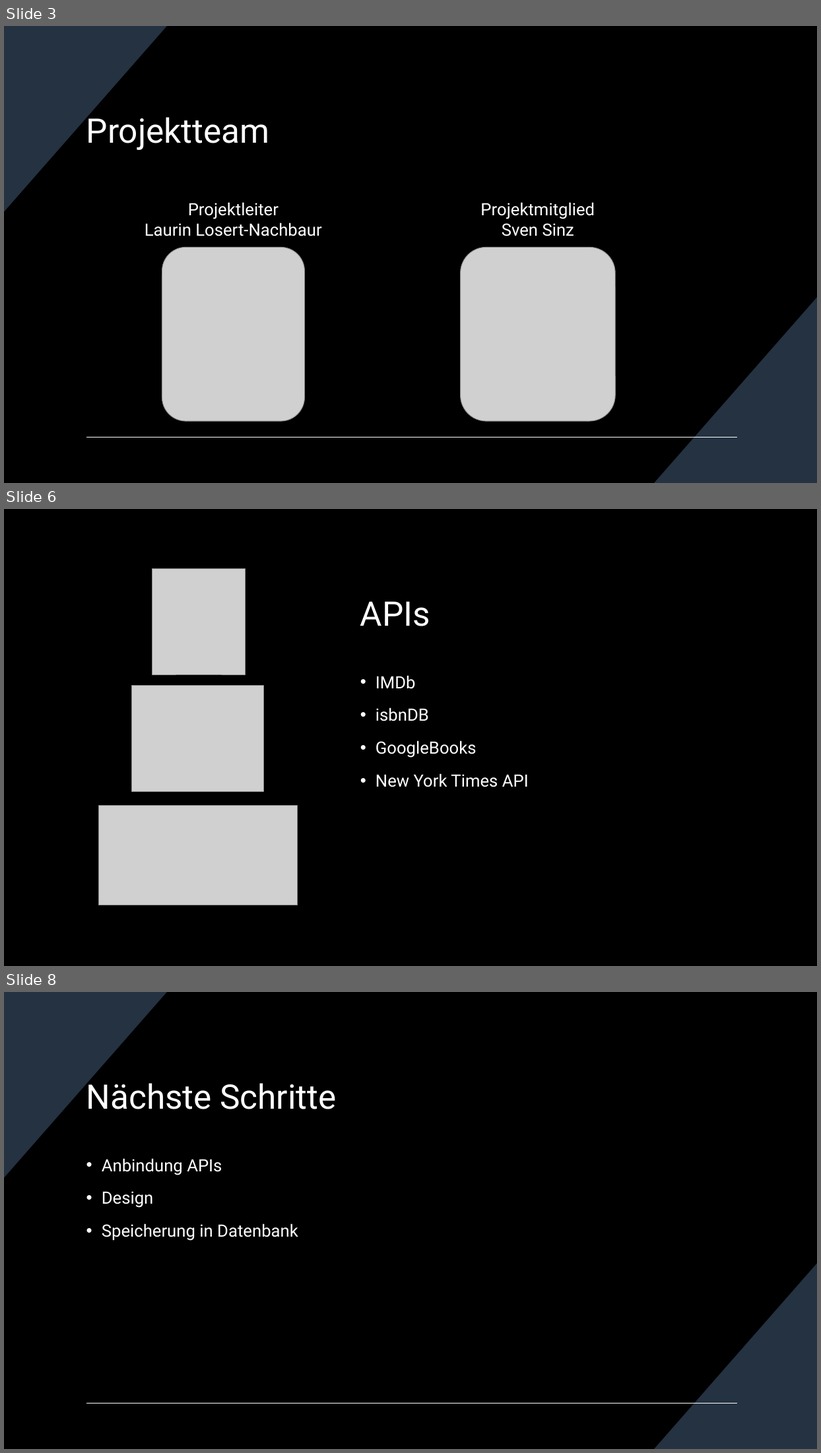
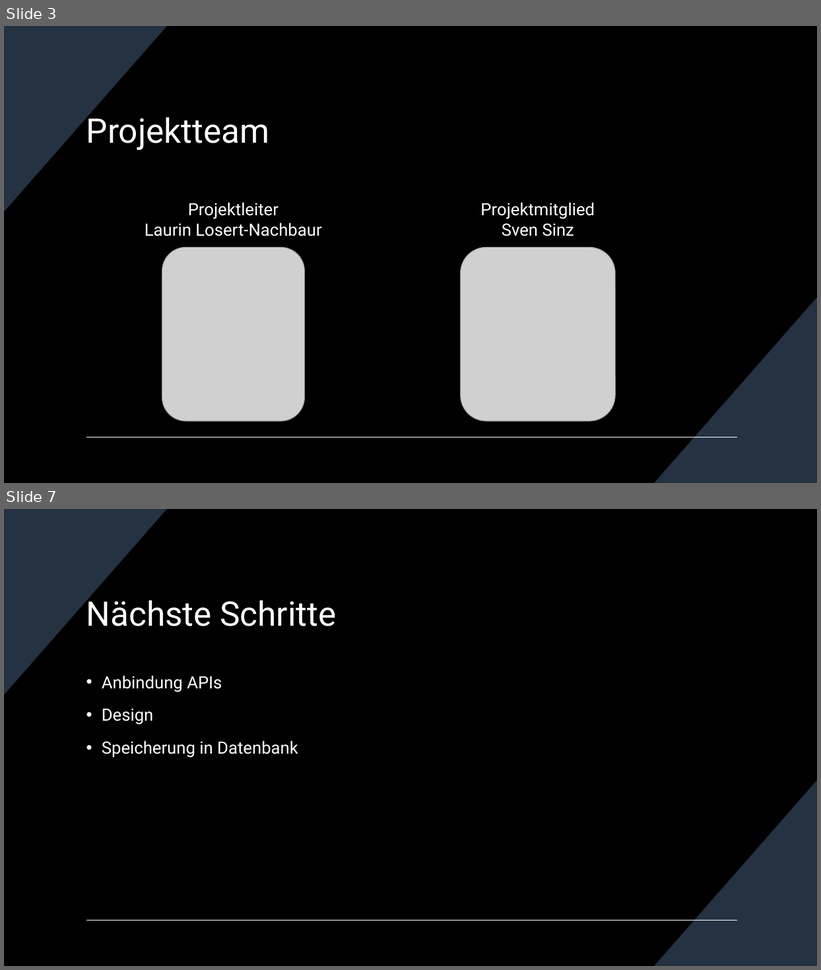
Before and after one commit to AaloFanaa/htldo5_swp, a slide deck: ScreenTale/Projektmanagement/Projekt Präsentationen/ScreenTale Zwischenpräsentation _14_02_2024.pptx. Shown one above the other, each under a label of ours: slides 3, 6 and 8 before the commit, slides 3 and 7 after it; the slides between them are not shown. The pictures are 821x1453 and 821x970 pixels, drawn with LibreOffice and Linux fonts; fonts in the diff are those of the drawing; grey boxes stand for pictures. Boxes give left, top, right and bottom in pixels: in the first picture for what was removed or moved away, otherwise in the second. Text is boxed around its words. In the diff, an @@ line names an element or a change of style, - is before the commit and + after.

```diff
--- a/ScreenTale/Projektmanagement/Projekt Präsentationen/ScreenTale Zwischenpräsentation _14_02_2024.pptx
+++ b/ScreenTale/Projektmanagement/Projekt Präsentationen/ScreenTale Zwischenpräsentation _14_02_2024.pptx
@@ slide 6 removed at <box>4,509,817,966</box>, background #000000; not listed: 2 template elements that a slide beside it also shows @@
@@ rectangle removed at <box>4,509,817,966</box> @@
@@ picture removed at <box>152,569,246,674</box> @@
@@ title removed at <box>360,601,430,626</box> @@
-APIs
@@ picture removed at <box>132,686,265,791</box> @@
@@ text removed at <box>376,675,529,788</box> @@
-• IMDb
-• isbnDB
-• GoogleBooks
-• New York Times API
@@ picture removed at <box>98,805,297,906</box> @@
@@ what was slide 8 is now slide 7 @@
```
Also in this commit, not shown: 2 slides changed, 2 slides added, 2 other slides removed.
